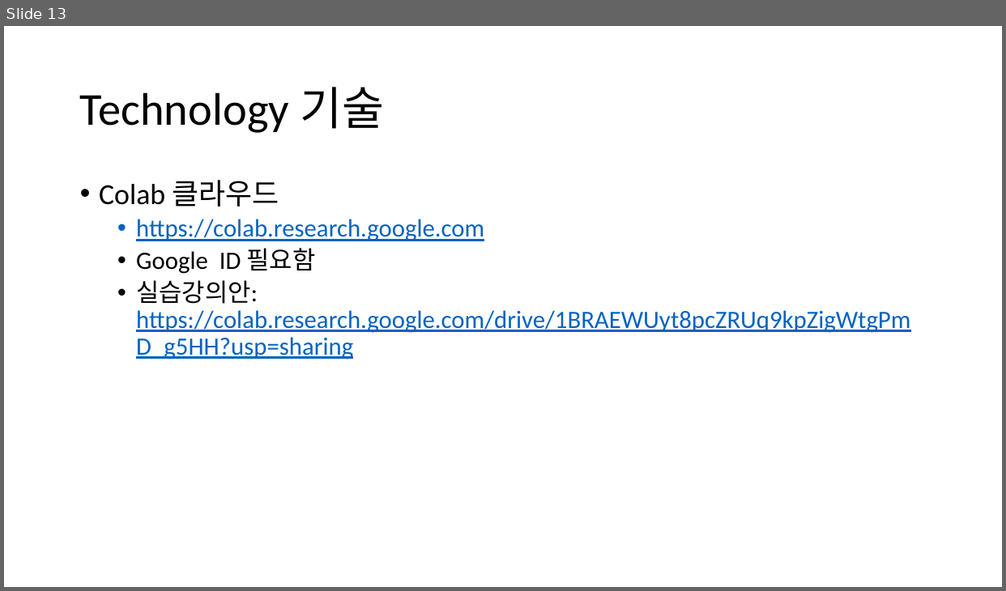
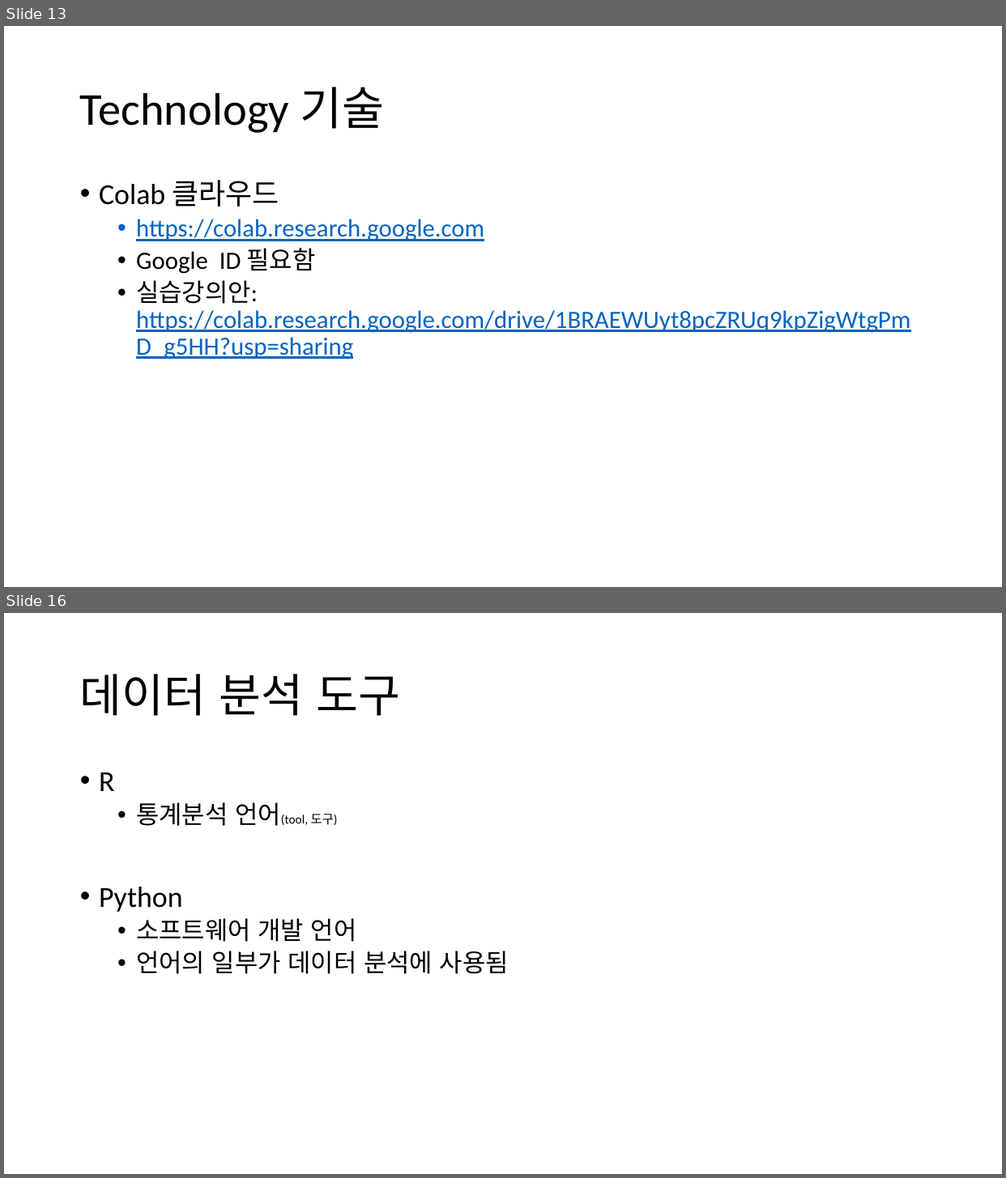
Before and after one commit to SalguAlmond/SalguAlmond, a slide deck: 인공지능 기반의 기업 데이터 분석.pptx. Shown one above the other, each under a label of ours: slide 13 before the commit, slides 13 and 16 after it; the slides between them are not shown. The pictures are 1006x591 and 1006x1178 pixels, drawn with LibreOffice and Linux fonts; fonts in the diff are those of the drawing. Boxes give left, top, right and bottom in pixels: in the first picture for what was removed or moved away, otherwise in the second. Text is boxed around its words. In the diff, an @@ line names an element or a change of style, - is before the commit and + after.

```diff
--- a/인공지능 기반의 기업 데이터 분석.pptx
+++ b/인공지능 기반의 기업 데이터 분석.pptx
@@ slide 16 added at [4,613,1002,1174], background #FFFFFF @@
@@ title added at [80,674,400,716], 44 pt, text #000000 @@
+데이터 분석 도구
@@ text added at [99,773,509,974], 24 pt, text #000000 @@
+• R
+  • 통계분석 언어(tool, 도구)
+• Python
+  • 소프트웨어 개발 언어
+  • 언어의 일부가 데이터 분석에 사용됨
```
Also in this commit, not shown: 4 slides changed, 3 other slides added, 1 other file.
